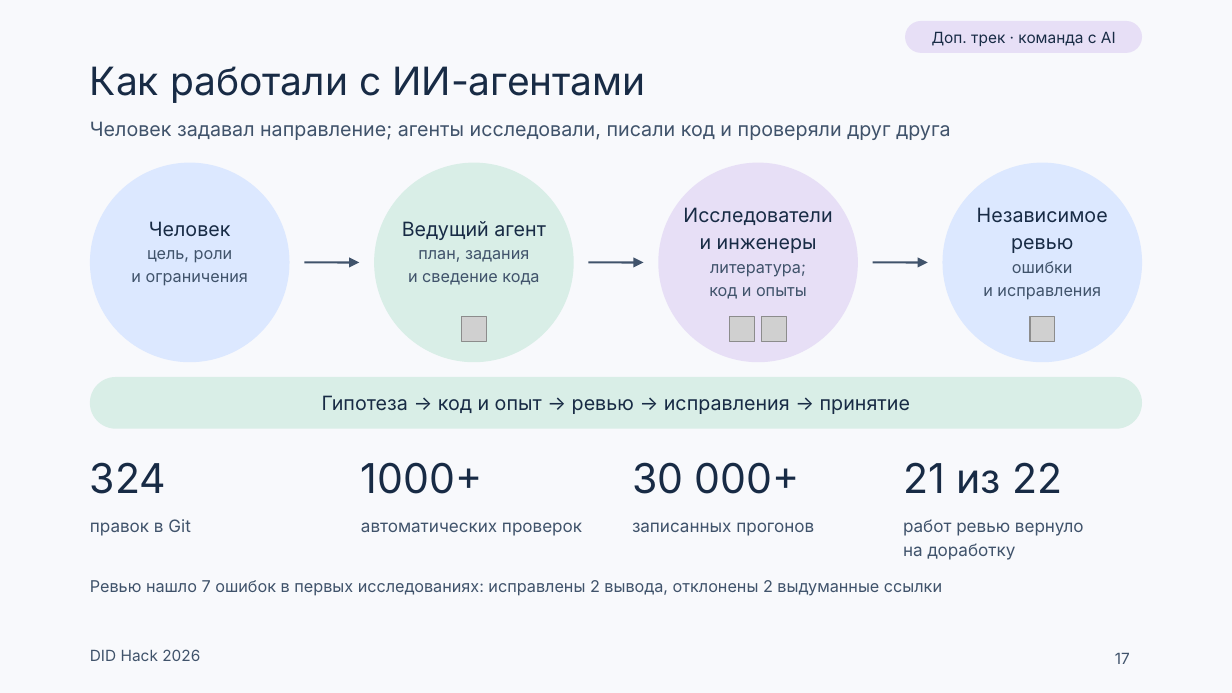
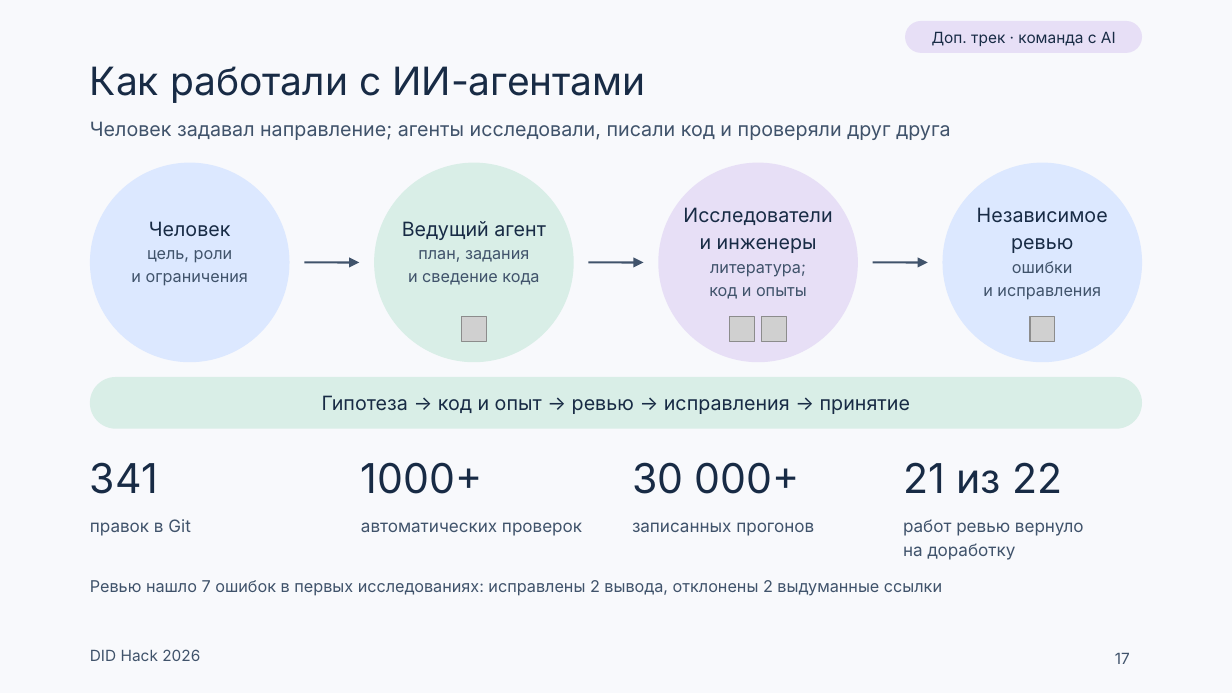
Before and after one commit to Mput13/did-hack, a slide deck: slide 17 of presentation/team/DID_final.pptx. Drawn at 1232x693 pixels with LibreOffice and Linux fonts; fonts in the diff are those of the drawing; grey boxes stand for pictures. Boxes give left, top, right and bottom in pixels: in the first picture for what was removed or moved away, otherwise in the second. Text is boxed around its words. In the diff, an @@ line names an element or a change of style, - is before the commit and + after.

```diff
--- a/presentation/team/DID_final.pptx
+++ b/presentation/team/DID_final.pptx
@@ text at <box>90,462,158,494</box>: text changed @@
-324
+341
```
Also in this commit, not shown: 1 slide added, 1 slide removed, 10 other files.
